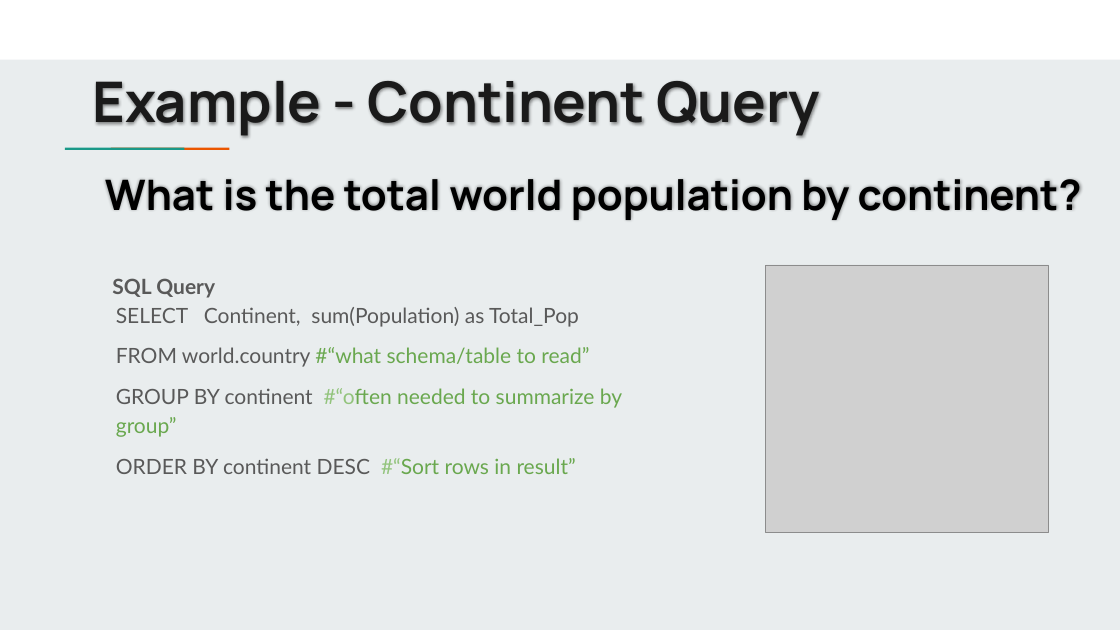
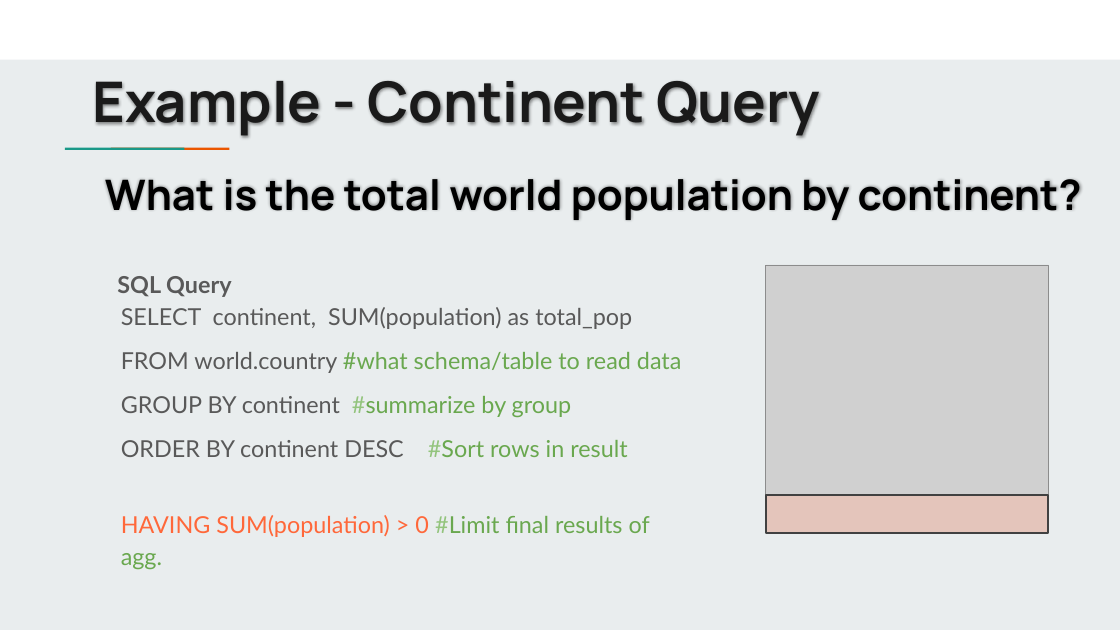
Before and after one commit to jbergmann56/OSDA-DataManipulationAndManagement, a slide deck: slide 9 of Lectures/(2) Writing Queries.pptx (slide 10 before the commit). Drawn at 1120x630 pixels with LibreOffice and Linux fonts; fonts in the diff are those of the drawing; grey boxes stand for pictures. Boxes give left, top, right and bottom in pixels: in the first picture for what was removed or moved away, otherwise in the second. Text is boxed around its words. In the diff, an @@ line names an element or a change of style, - is before the commit and + after.

```diff
--- a/Lectures/(2) Writing Queries.pptx
+++ b/Lectures/(2) Writing Queries.pptx
@@ text at [117,276,231,297]: size 18 to 20 pt in "SQL Query" @@
@@ text at [121,307,682,537]: text changed; size 18 to 20 pt @@
-SELECT Continent, sum(Population) as Total_Pop
-FROM world.country #“what schema/table to read”
-GROUP BY continent #“often needed to summarize by group”
-ORDER BY continent DESC #“Sort rows in result”
+SELECT continent, SUM(population) as total_pop
+FROM world.country #what schema/table to read data
+GROUP BY continent #summarize by group
+ORDER BY continent DESC #Sort rows in result
+HAVING SUM(population) > 0 #Limit final results of agg.
@@ rectangle added at [766,496,1049,534], fill #FFB8A2 at 44% opacity, outline #424242 2 pt @@
```
Also in this commit, not shown: 6 other slides changed, 1 slide added, 3 slides removed, 2 other files.
